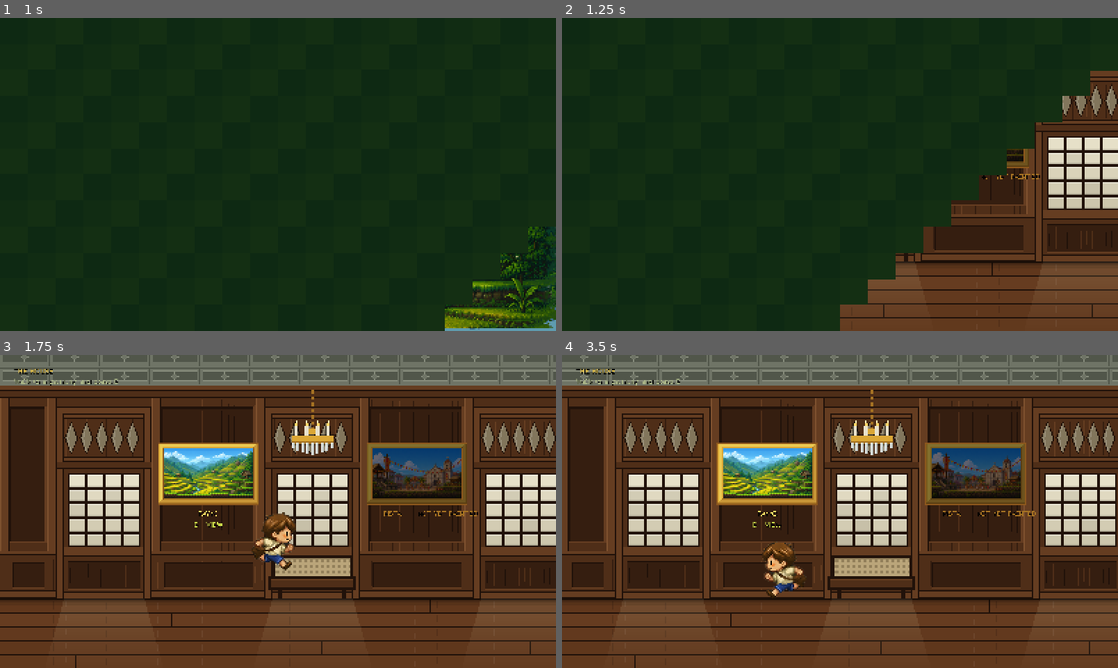
Above: before the commit, frames 1-4 (two rows, left to right).
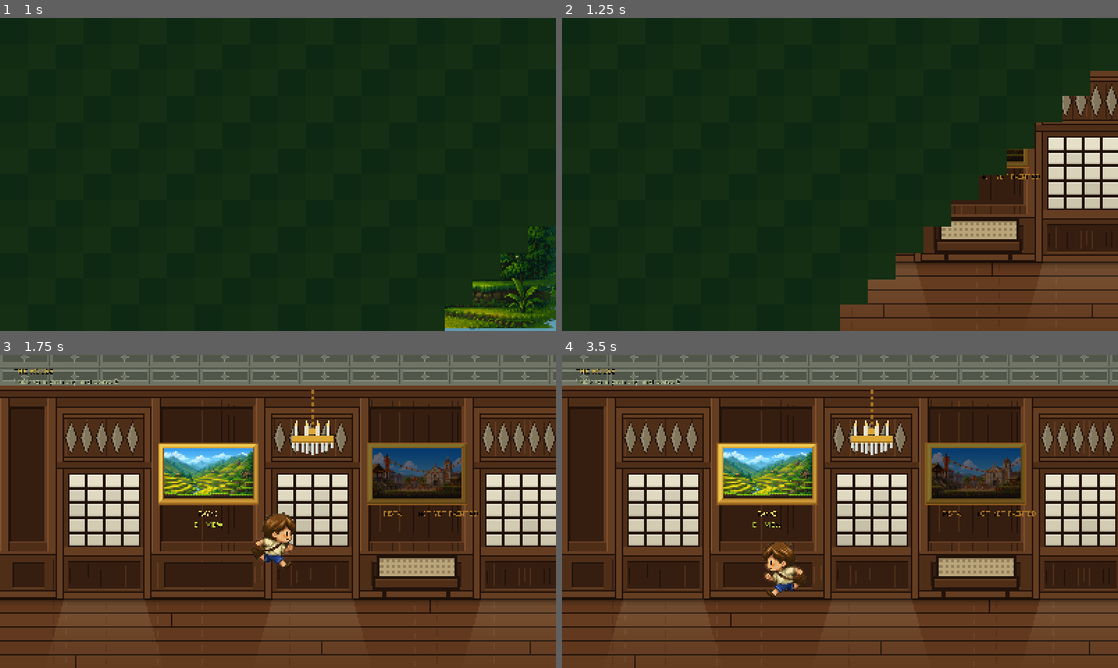
Above: after the commit, the same moments.

Repository: hyuuuan/OBRA
Game: Godot game, scene res://ui/main_menu.tscn
The game is run twice, just before and just after one commit, with the same random seed, the same clock (stepped at 60 frames per second) and the same inputs.
Inputs (mouse positions are in pixels of both pictures, inside the frame that each line leads up to):
- Up to frame 1 (1 s): click "PLAY" at 0.5 s
- Up to frame 2 (1.25 s): no input
- Up to frame 3 (1.75 s): tap E (interact) at 1.25 s; move the mouse to (400, 495) at 1.27 s; hold D (move_right) from 1.28 s (still down); hold E (interact) from 1.28 s (still down); click (400, 495) at 1.42 s; tap Space (jump) at 1.52 s
- Up to frame 4 (3.5 s): tap Space (jump) at 1.82 s; release D (move_right) at 2 s; release E (interact) at 2 s; drag from (728, 527) to (956, 473) at 2.02 s; tap E (interact) at 2.75 s; move the mouse to (895, 442) at 2.77 s; hold A (move_left) from 2.78 s (still down); hold Q (revert_form) from 2.78 s (still down)

Frame 1 is identical in both runs. In frame 2, 1.4% of the frame differs, in the area x 61-83%, y 64-78%; in frame 3, 2.8%; in frame 4, 2.9%, in the area x 47-83%, y 64-78%.

Commit message:
Move the furniture out of the doorways
The settee, the side table and the baul all stood at the half-gaps between pictures. That
was the right place for them when the wall was flat, and it is exactly where the doorways
went in -- so there is now a settee across one doorway and a chest standing in another.

Under a picture is where a settee goes anyway, and it is what the reference photograph
does.

Diff:
--- a/game/scripts/hub_room.gd
+++ b/game/scripts/hub_room.gd
@@ -500,10 +500,14 @@
 ##
 ## It is scenery and carries no collision. The apo walks in front of all of it -- a room you
 ## have to jump over to cross would be a platforming level, and this one is a house.
+## ON THE PIERS, NOT IN THE DOORWAYS. All three used to stand at the half-gaps between
+## pictures, which is exactly where the doors went in -- a settee across a doorway and a
+## chest in another. Under a picture is where a settee goes anyway, and it is what the
+## reference photograph does.
 func _draw_furniture() -> void:
-	_draw_settee(Vector2(first_painting_x + painting_gap * 0.5, floor_y))
-	_draw_side_table(Vector2(first_painting_x + painting_gap * 2.5, floor_y))
-	_draw_baul(Vector2(first_painting_x + painting_gap * 3.5, floor_y))
+	_draw_settee(Vector2(painting_anchor(1).x, floor_y))
+	_draw_side_table(Vector2(painting_anchor(3).x + 56.0, floor_y))
+	_draw_baul(Vector2(painting_anchor(4).x - 44.0, floor_y))
 
 
 ## A caned settee: dark frame, pale woven back and seat, turned legs.
